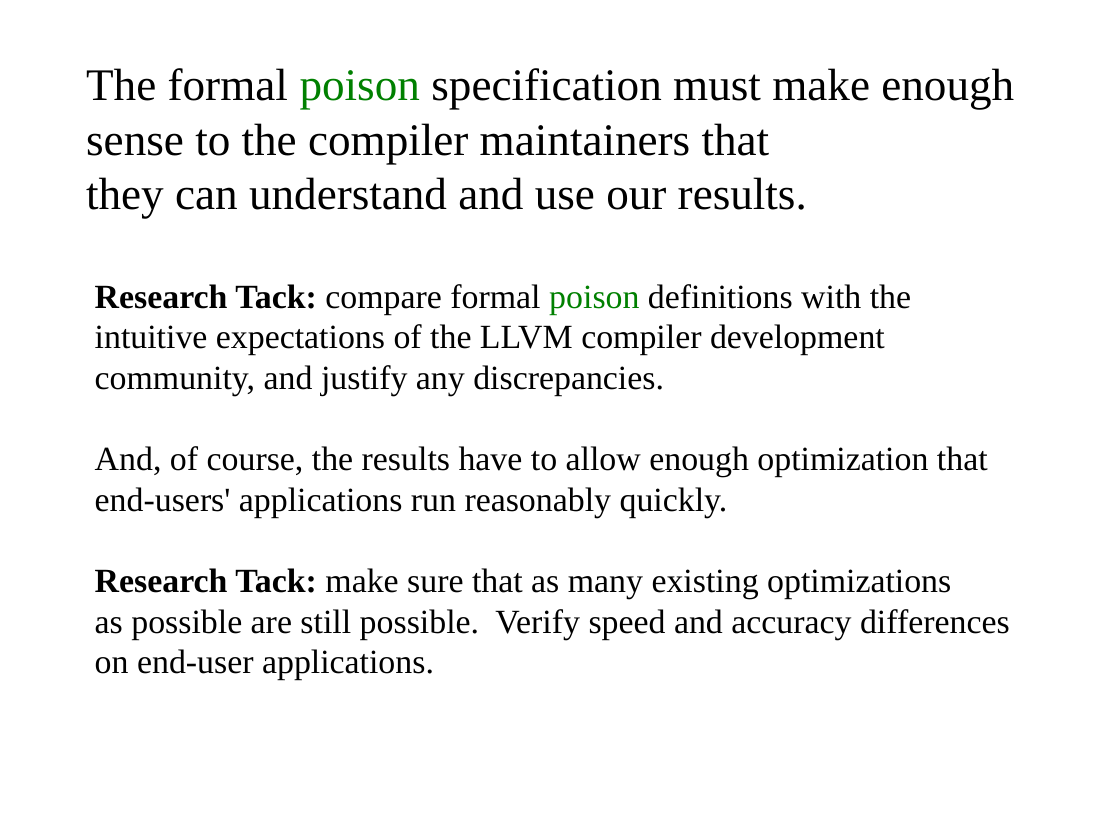
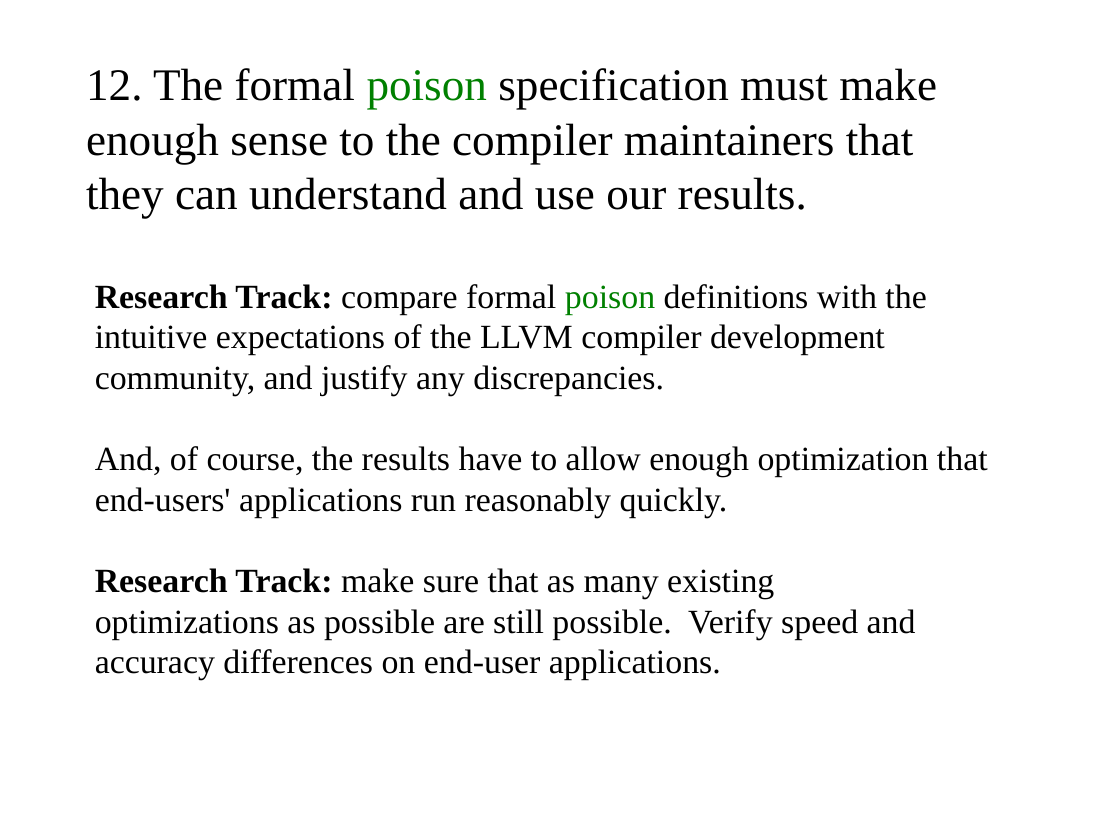
Before and after one commit to cschreiner/lli_undef_fix_admin, a slide deck: slide 12 of doc/poster/2015feb_grad_visit.draft.odp. Drawn at 1120x840 pixels with LibreOffice and Linux fonts; fonts in the diff are those of the drawing. Boxes give left, top, right and bottom in pixels: in the first picture for what was removed or moved away, otherwise in the second. Text is boxed around its words. In the diff, an @@ line names an element or a change of style, - is before the commit and + after.

Commit message:
minor wording improvements

```diff
--- a/doc/poster/2015feb_grad_visit.draft.odp
+++ b/doc/poster/2015feb_grad_visit.draft.odp
@@ text at (86,68,937,164): text changed @@
-The formal poison specification must make enough sense to the compiler maintainers that
+12. The formal poison specification must make enough sense to the compiler maintainers that
@@ text at (95,284,926,315): text changed @@
-Research Tack: compare formal poison definitions with the
+Research Track: compare formal poison definitions with the
@@ text at (95,568,916,681): text changed @@
-Research Tack: make sure that as many existing optimizations
-as possible are still possible. Verify speed and accuracy differences
-on end-user applications.
+Research Track: make sure that as many existing
+optimizations as possible are still possible. Verify speed and
+accuracy differences on end-user applications.
```
Also in this commit, not shown: 11 other slides changed.
